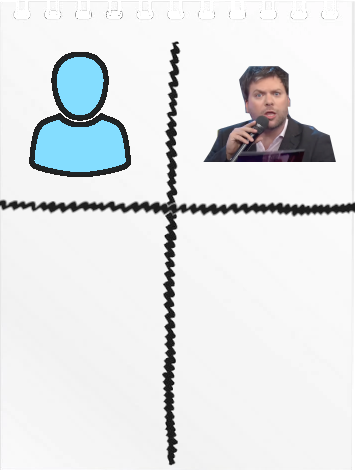
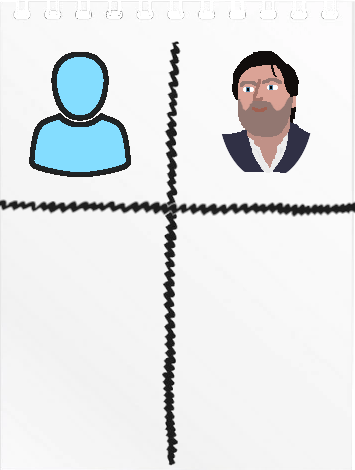
Layered file, before and after one edit (355x470). Changes by layer:
removed layer "Capa pegada #7" over (x1=203, y1=66, x2=336, y2=162)
added layer "bg6" above "bg5" over (x1=221, y1=51, x2=311, y2=173)
